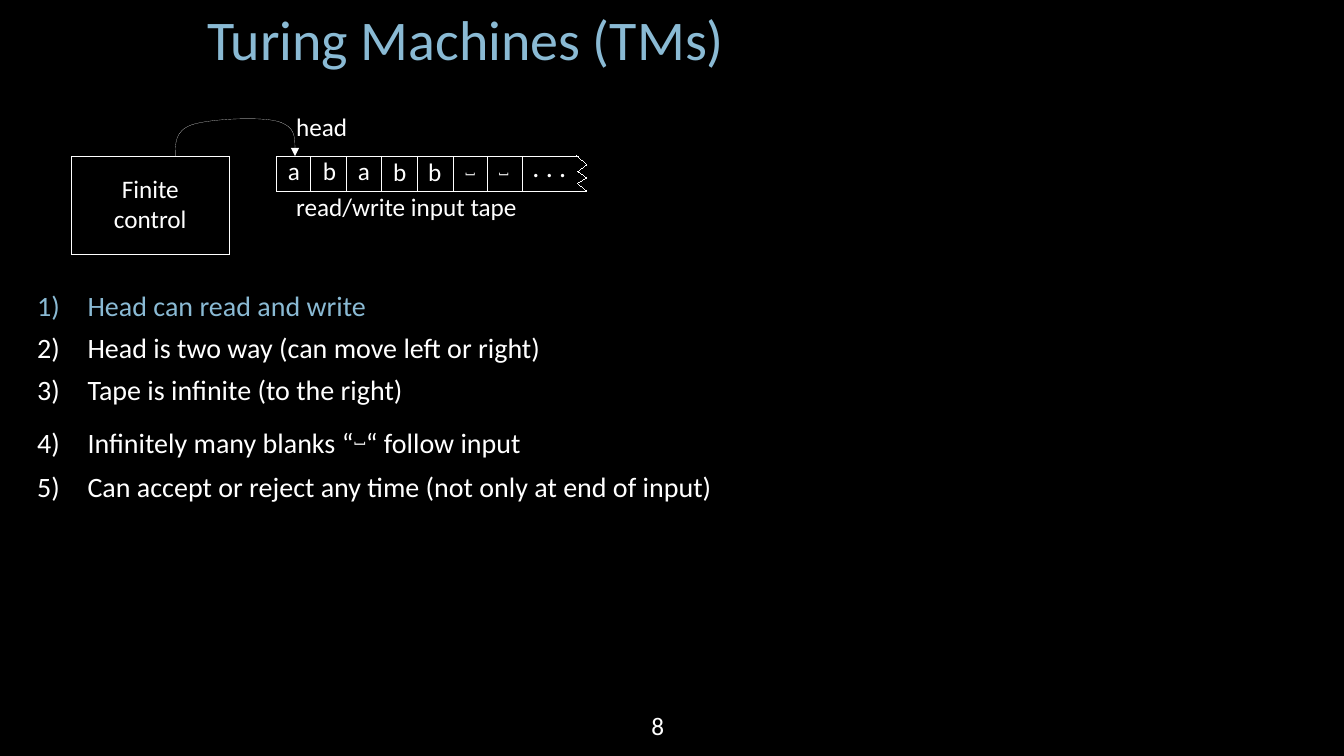
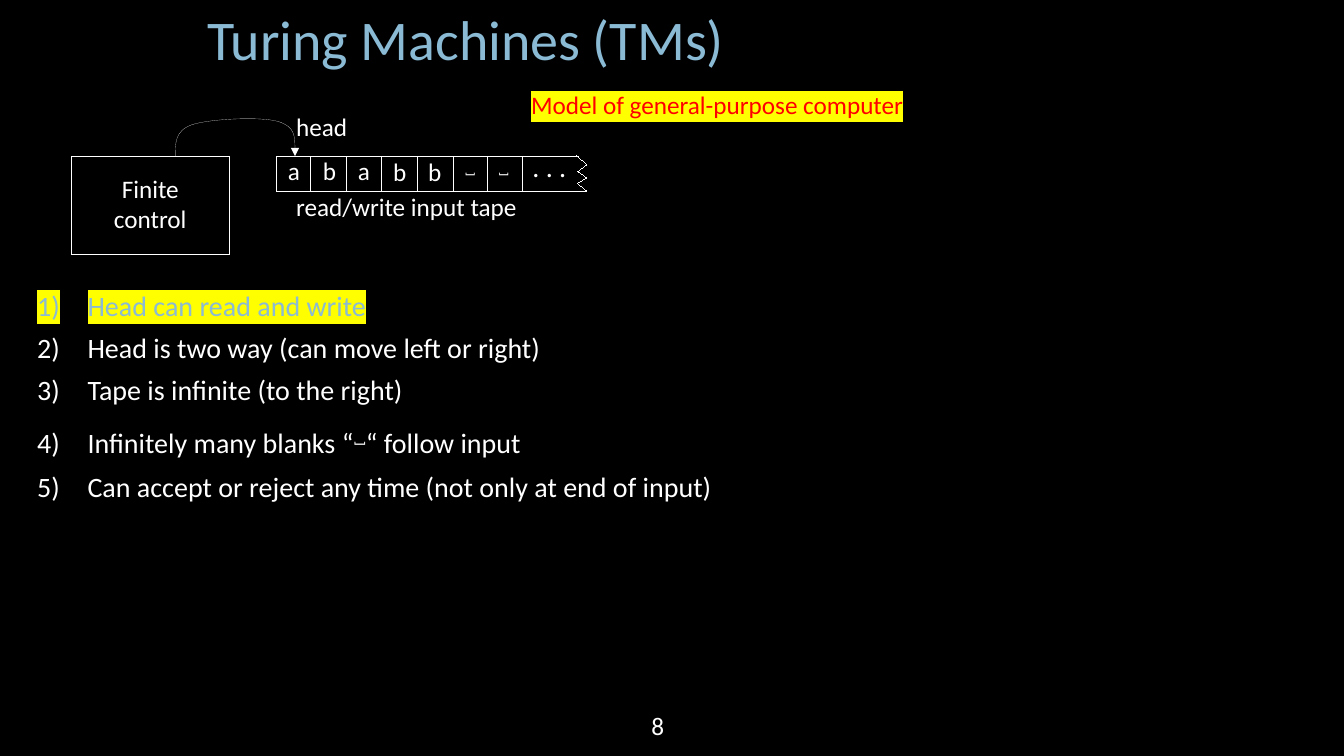
Before and after one commit to Angold-4/AngoCS, a slide deck: slide 10 of MIT 6.840/lectures/lecture05/MIT18_404f20_lec5.pptx (slide 8 before the commit). Drawn at 1344x756 pixels with LibreOffice and Linux fonts; fonts in the diff are those of the drawing. Boxes give left, top, right and bottom in pixels: in the first picture for what was removed or moved away, otherwise in the second. Text is boxed around its words. In the diff, an @@ line names an element or a change of style, - is before the commit and + after.

```diff
--- a/MIT 6.840/lectures/lecture05/MIT18_404f20_lec5.pptx
+++ b/MIT 6.840/lectures/lecture05/MIT18_404f20_lec5.pptx
@@ text added at (531, 96, 903, 119), 18 pt, text #FF0000 @@
+Model of general-purpose computer
@@ text at (88, 296, 366, 316): highlight none to #FFFF00 in "Head can read and write" @@
```
Also in this commit, not shown: 8 other slides changed, 3 slides added, 12 other files.
